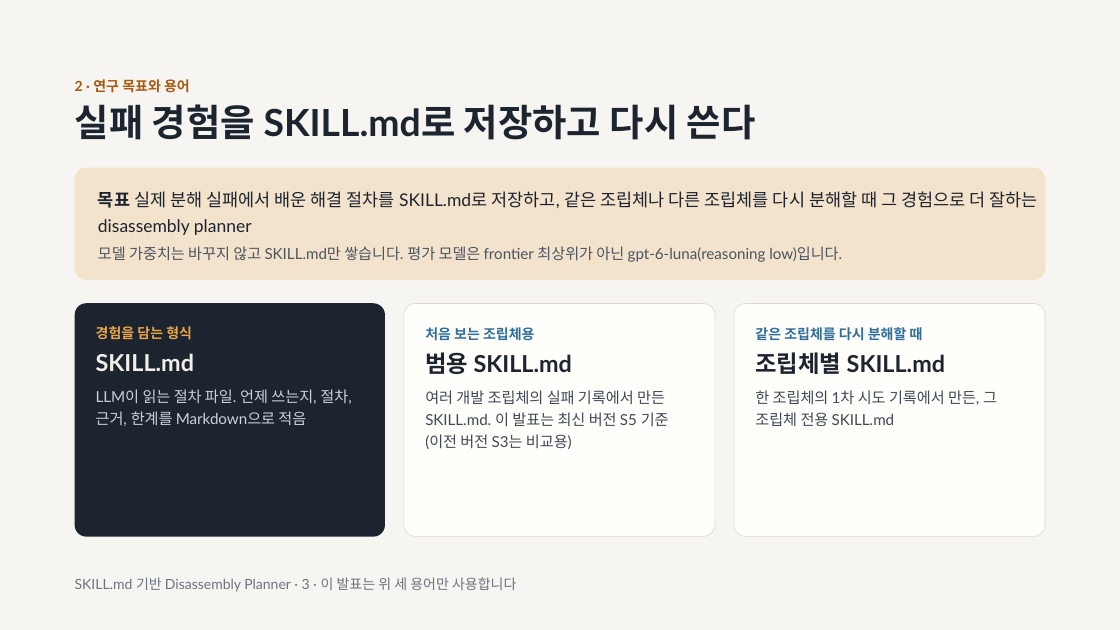
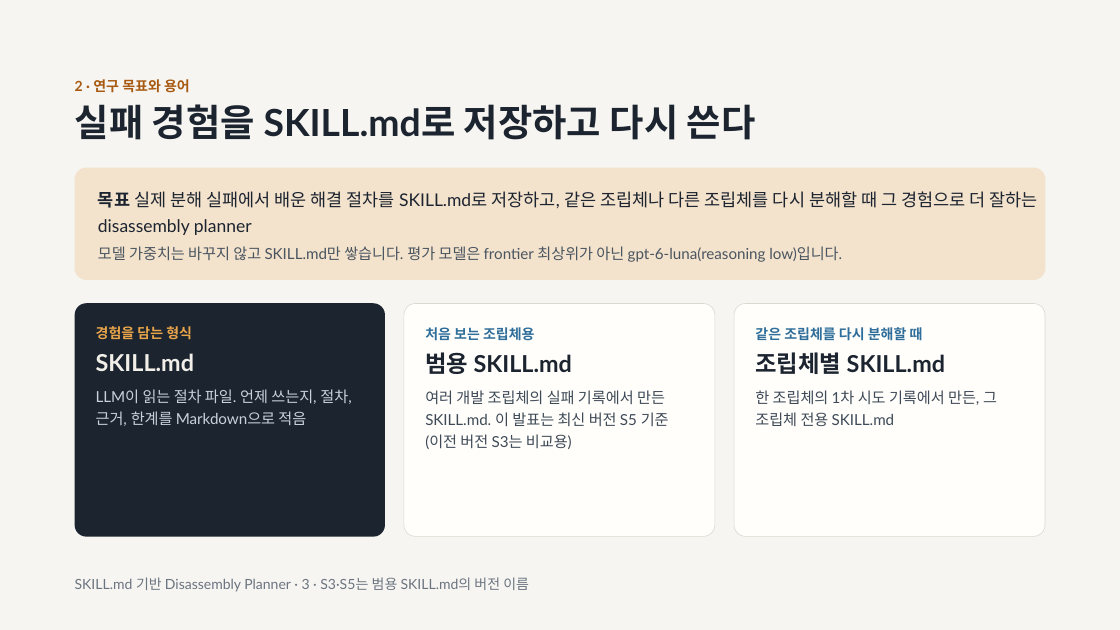
Before and after one commit to papuagigi/disassembly-planner-research, a slide deck: slide 3 of results/repair_v7_3/presentation/v7.3_발표자료.pptx. Drawn at 1120x630 pixels with LibreOffice and Linux fonts; fonts in the diff are those of the drawing. Boxes give left, top, right and bottom in pixels: in the first picture for what was removed or moved away, otherwise in the second. Text is boxed around its words. In the diff, an @@ line names an element or a change of style, - is before the commit and + after.

```diff
--- a/results/repair_v7_3/presentation/v7.3_발표자료.pptx
+++ b/results/repair_v7_3/presentation/v7.3_발표자료.pptx
@@ text at bbox=[75, 577, 529, 592]: text changed @@
-SKILL.md 기반 Disassembly Planner · 3 · 이 발표는 위 세 용어만 사용합니다
+SKILL.md 기반 Disassembly Planner · 3 · S3·S5는 범용 SKILL.md의 버전 이름
```
Also in this commit, not shown: 9 other slides changed, 10 other files.
